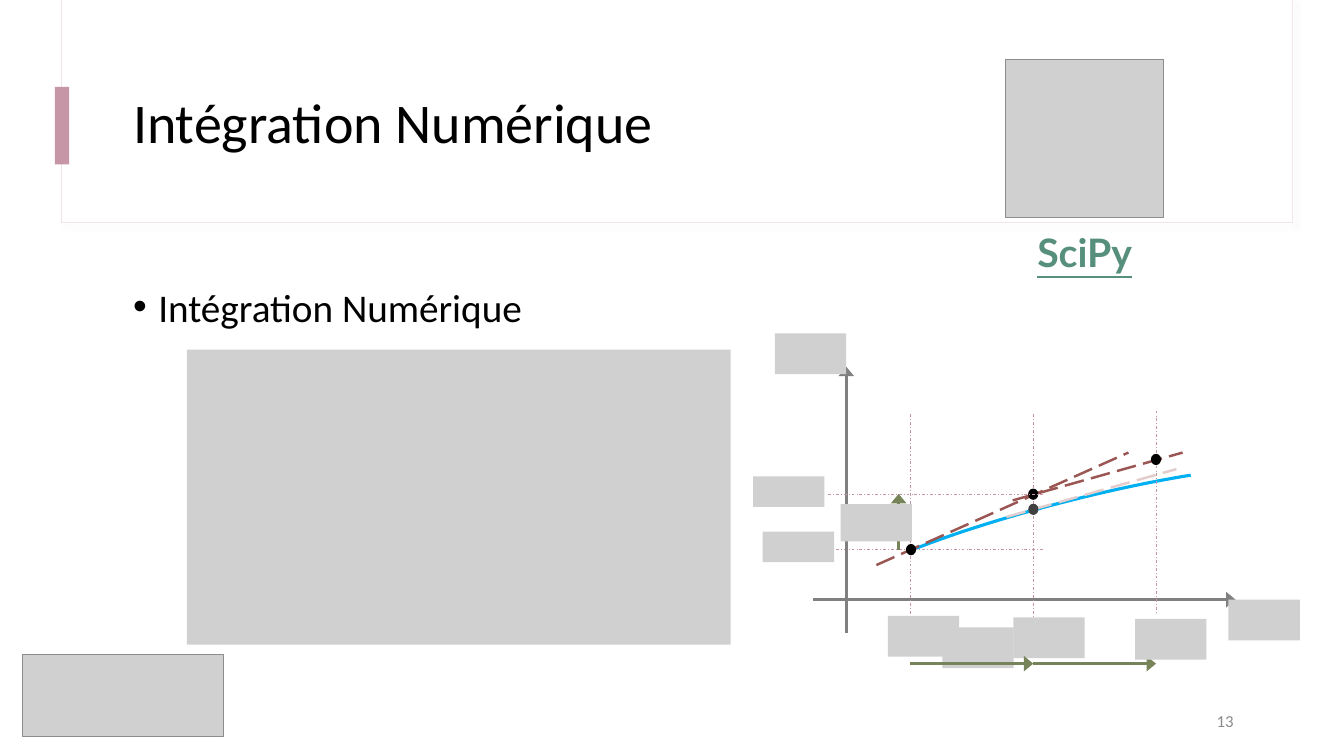
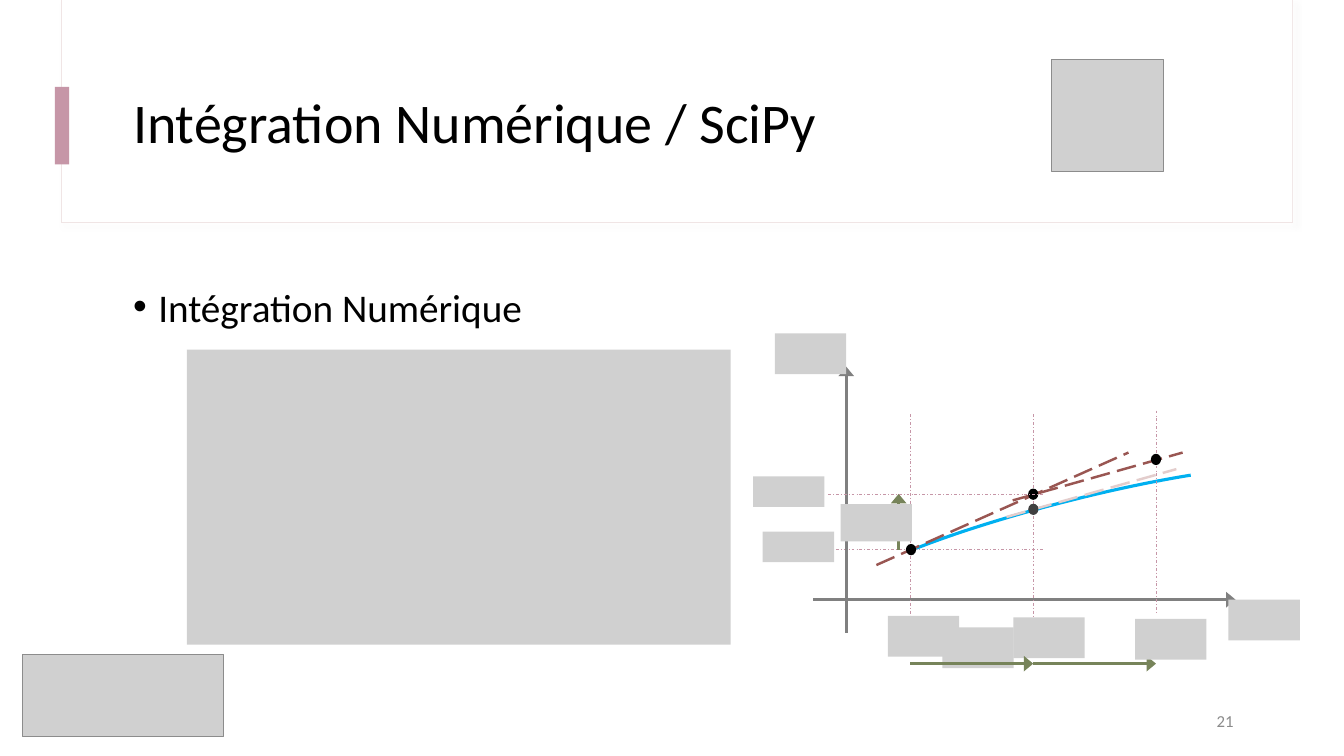
Before and after one commit to IOGS-Digital-Methods/semester-5, a slide deck: slide 21 of s5_outils_numeriques/b1_outils_numeriques/seance2_equation_diff/B1_4_b_Approche_Euler.pptx (slide 13 before the commit). Drawn at 1344x756 pixels with LibreOffice and Linux fonts; fonts in the diff are those of the drawing; grey boxes stand for pictures. Boxes give left, top, right and bottom in pixels: in the first picture for what was removed or moved away, otherwise in the second. Text is boxed around its words. In the diff, an @@ line names an element or a change of style, - is before the commit and + after.

```diff
--- a/s5_outils_numeriques/b1_outils_numeriques/seance2_equation_diff/B1_4_b_Approche_Euler.pptx
+++ b/s5_outils_numeriques/b1_outils_numeriques/seance2_equation_diff/B1_4_b_Approche_Euler.pptx
@@ picture: place and size @@
-picture at (1006, 59, 1165, 218)
+picture at (1053, 59, 1165, 171)
@@ title at (133, 104, 816, 153): text changed @@
-Intégration Numérique
+Intégration Numérique / SciPy
@@ text removed at (1037, 238, 1132, 274) @@
-SciPy
@@ page number at (1217, 716, 1234, 727): text changed @@
-13
+21
```
Also in this commit, not shown: 2 other slides changed, 10 slides added, 2 slides removed, 1 other file.
